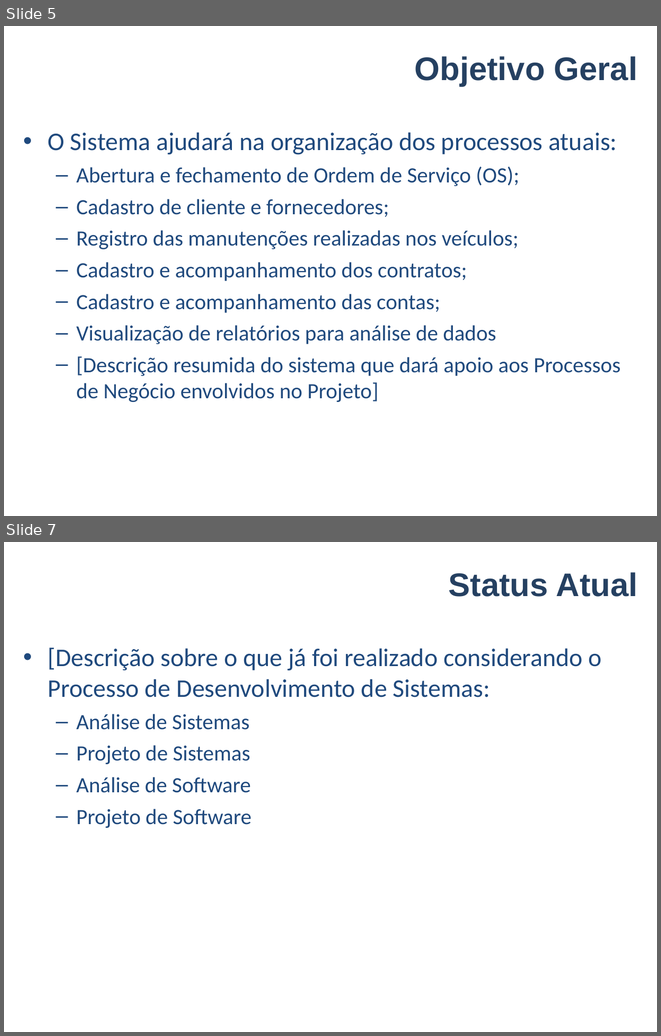
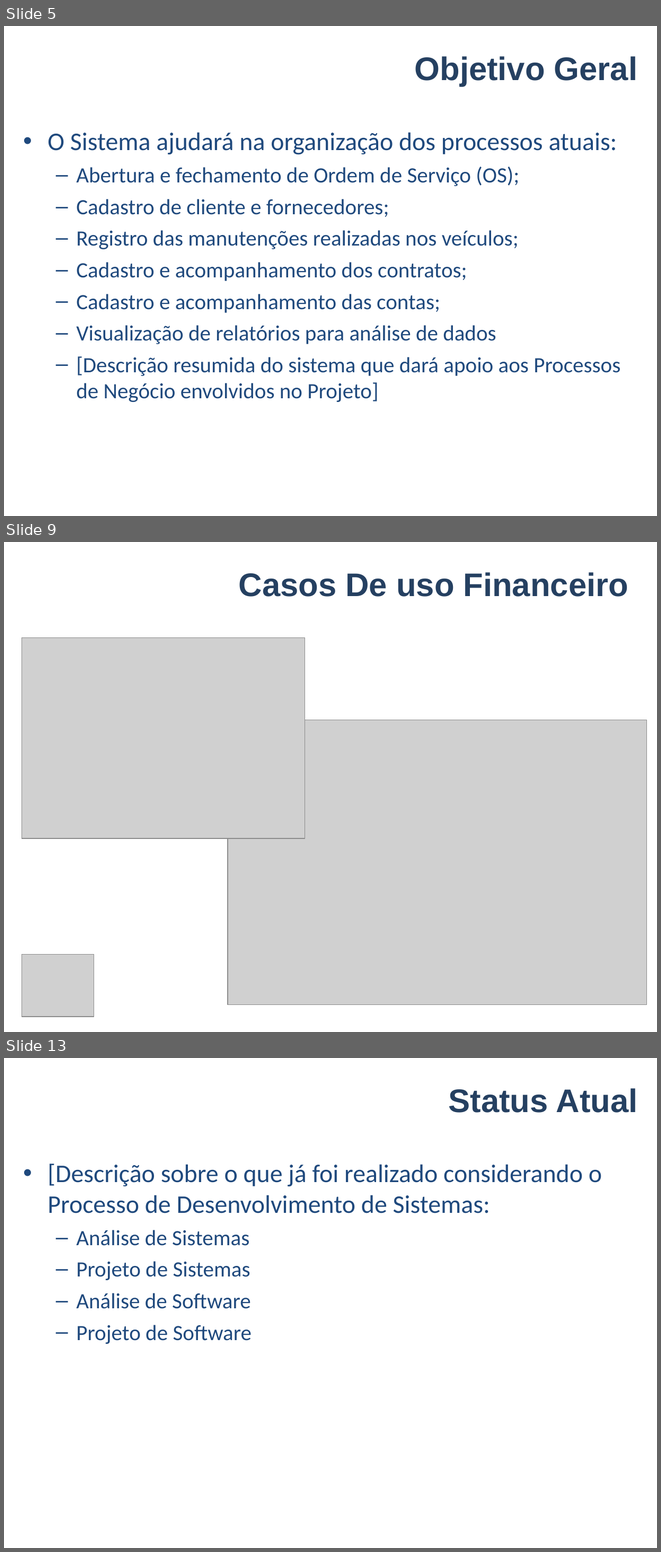
Before and after one commit to smrpuc/pos-fit-es10, a slide deck: Material Aulas/Metodologia de Pesquisa/FIT-TCC-Grupo04.ppt. Shown one above the other, each under a label of ours: slides 5 and 7 before the commit, slides 5, 9 and 13 after it; the slides between them are not shown. The pictures are 661x1036 and 661x1552 pixels, drawn with LibreOffice and Linux fonts; fonts in the diff are those of the drawing; grey boxes stand for pictures; background and template pictures are left out. Boxes give left, top, right and bottom in pixels: in the first picture for what was removed or moved away, otherwise in the second. Text is boxed around its words. In the diff, an @@ line names an element or a change of style, - is before the commit and + after.

```diff
--- a/Material Aulas/Metodologia de Pesquisa/FIT-TCC-Grupo04.ppt
+++ b/Material Aulas/Metodologia de Pesquisa/FIT-TCC-Grupo04.ppt
@@ slide 9 added at box(4, 542, 657, 1032), background #FFFFFF @@
@@ title added at box(239, 572, 628, 597), 36 pt, text #254061, bold @@
+Casos De uso Financeiro
@@ picture added at box(21, 638, 305, 838) @@
@@ picture added at box(228, 720, 647, 1005) @@
@@ picture added at box(21, 954, 94, 1017) @@
@@ what was slide 7 is now slide 13 @@
```
Also in this commit, not shown: 1 slide changed, 5 other slides added.
